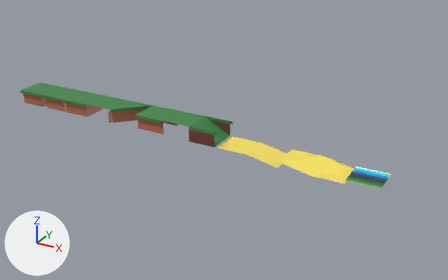
An edit to the Blender file Resources/Tiles.blend, drawn before and after from the same camera.
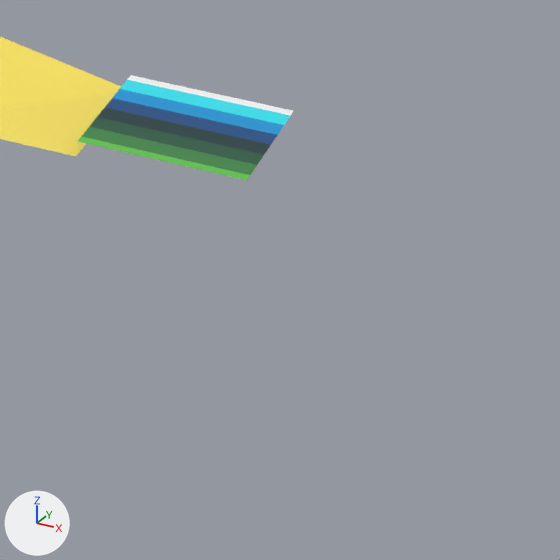
Old and new are each drawn whole from a 50 mm lens placed at (18.78, -31.67, 14.46), pointed at (1.57, -0.38, -1.19) and again close up on the part from 73% to 100% of the width and 54% to 96% of the height. Every picture has the same lights, and +X, +Y and +Z are marked at lower left.

Names of what the first close-up shows: 'Sand_Diagonal_2', 'Water'.
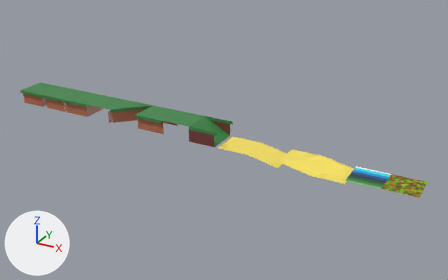
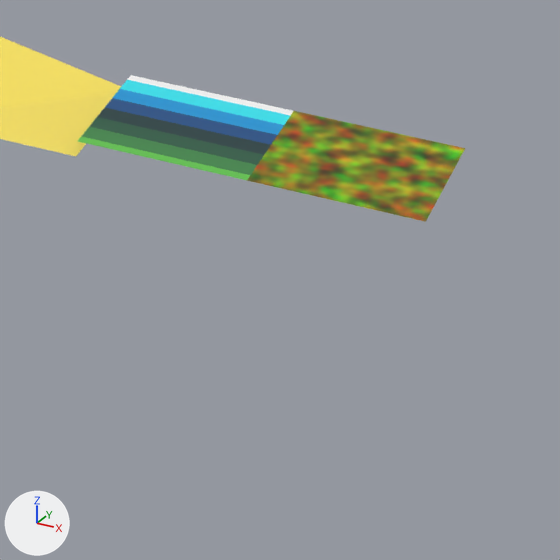
Location of each change, [x1, y1, x2, y2] in pixels of the close-ups (560 x 560 px):
'Water2', added: after [247, 111, 465, 222]

The change, as a diff of the scene's bpy script:
```diff
--- a/Resources/Tiles.blend.py
+++ b/Resources/Tiles.blend.py
@@ img_texture_rg_png @@
+img_texture_rg_png = load_image('Texture_RG.png', 'Texture_RG.png', 128, 128, 'sRGB')
@@ mat_material_rg @@
+mat_material_rg = principled_material('Material_RG')
+mat_material_rg.texture = img_texture_rg_png
@@ me_plane @@
+me_plane.from_pydata(...)  # 4 vertices, 1 face; spans x -1.0..1.0, y -1.0..1.0, z 0.0
+me_plane.materials.append(mat_material_rg)  # picture img_texture_rg_png
@@ ob_water2 @@
+ob_water2 = bpy.data.objects.new('Water2', me_plane)
+ob_water2.location = (13.0, -1.0, -1.2)
```
